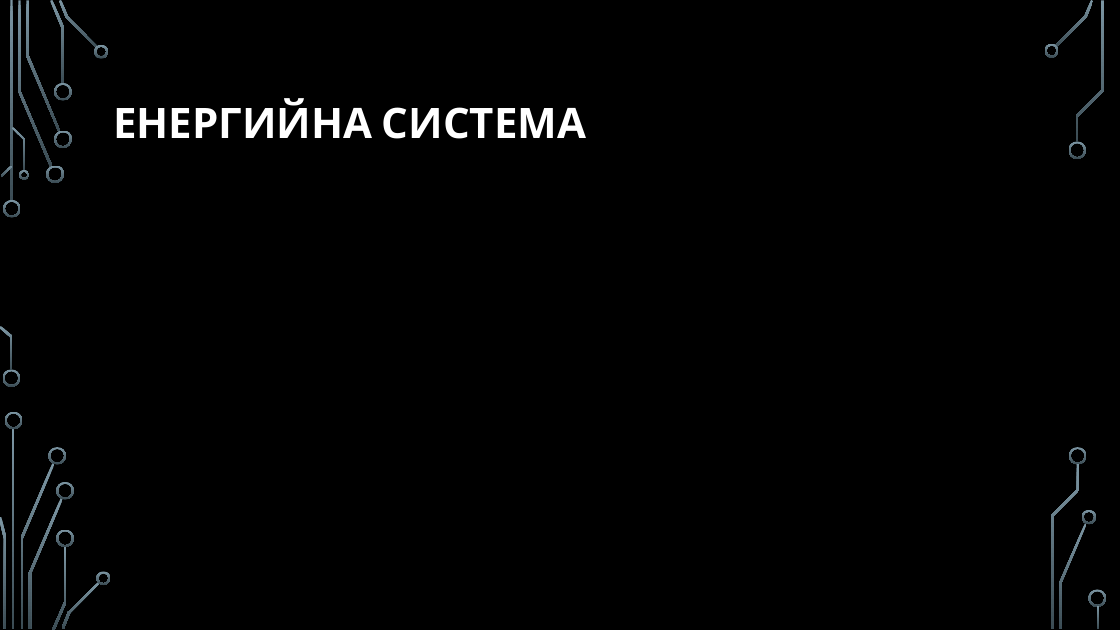
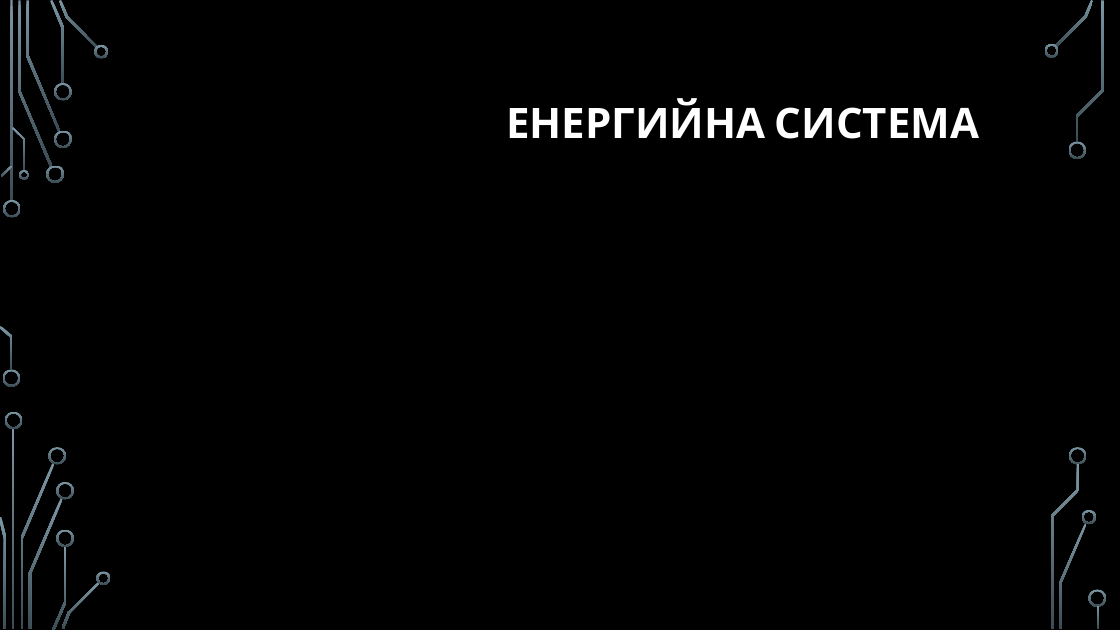
Before and after one commit to pgee-dzi2024/ThemeSP_2613, a slide deck: slide 5 of DR/защита.pptx. Drawn at 1120x630 pixels with LibreOffice and Linux fonts; fonts in the diff are those of the drawing; background and template pictures are left out. Boxes give left, top, right and bottom in pixels: in the first picture for what was removed or moved away, otherwise in the second. Text is boxed around its words. In the diff, an @@ line names an element or a change of style, - is before the commit and + after.

```diff
--- a/DR/защита.pptx
+++ b/DR/защита.pptx
@@ title "ЕНЕРГИЙНА СИСТЕМА": place and size @@
-title "ЕНЕРГИЙНА СИСТЕМА" at <box>113,98,586,139</box>
+title "ЕНЕРГИЙНА СИСТЕМА" at <box>506,98,979,139</box>
```
Also in this commit, not shown: 4 other slides changed, 2 slides added, 1 slide removed, 2 other files.
